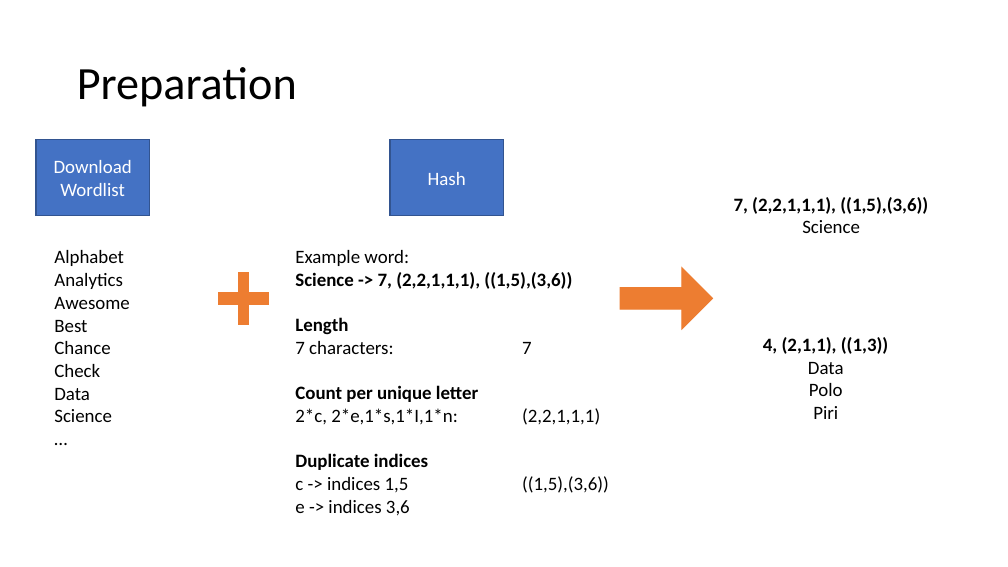
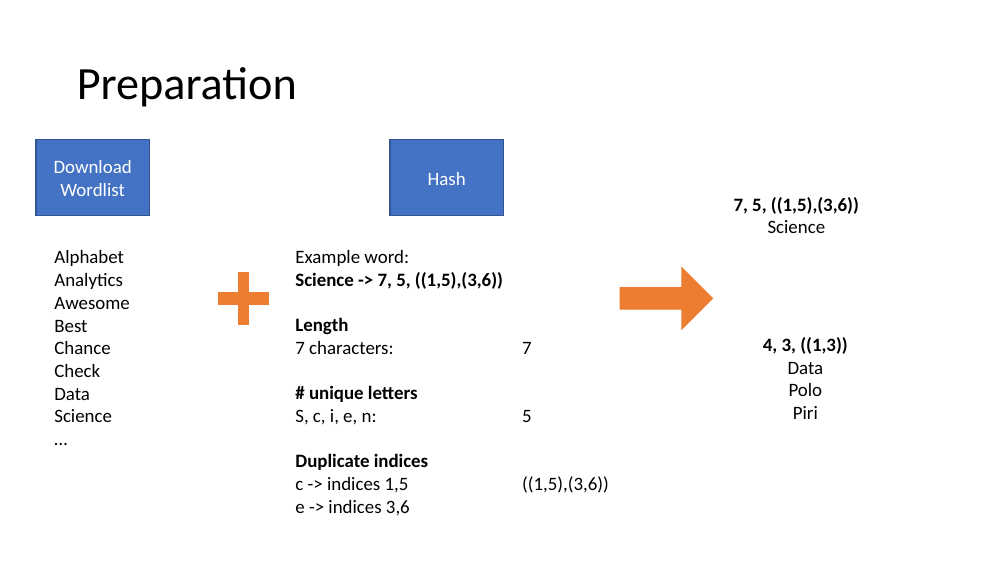
Before and after one commit to nielsdenissen/decipher-capstone, a slide deck: slide 4 of Presentation.pptx. Drawn at 1008x567 pixels with LibreOffice and Linux fonts; fonts in the diff are those of the drawing. Boxes give left, top, right and bottom in pixels: in the first picture for what was removed or moved away, otherwise in the second. Text is boxed around its words. In the diff, an @@ line names an element or a change of style, - is before the commit and + after.

Commit message:
small changes in presentation

```diff
--- a/Presentation.pptx
+++ b/Presentation.pptx
@@ text at [734,197,859,214]: text changed @@
-7, (2,2,1,1,1), ((1,5),(3,6))
+7, 5, ((1,5),(3,6))
@@ text at [295,272,503,289]: text changed @@
-Science -> 7, (2,2,1,1,1), ((1,5),(3,6))
+Science -> 7, 5, ((1,5),(3,6))
@@ text at [763,337,847,354]: text changed @@
-4, (2,1,1), ((1,3))
+4, 3, ((1,3))
@@ text at [295,385,532,425]: text changed; bold on @@
-Count per unique letter
-2*c, 2*e,1*s,1*I,1*n: (2,2,1,1,1)
+# unique letters
+S, c, i, e, n: 5
```
Also in this commit, not shown: 1 other slide changed.
